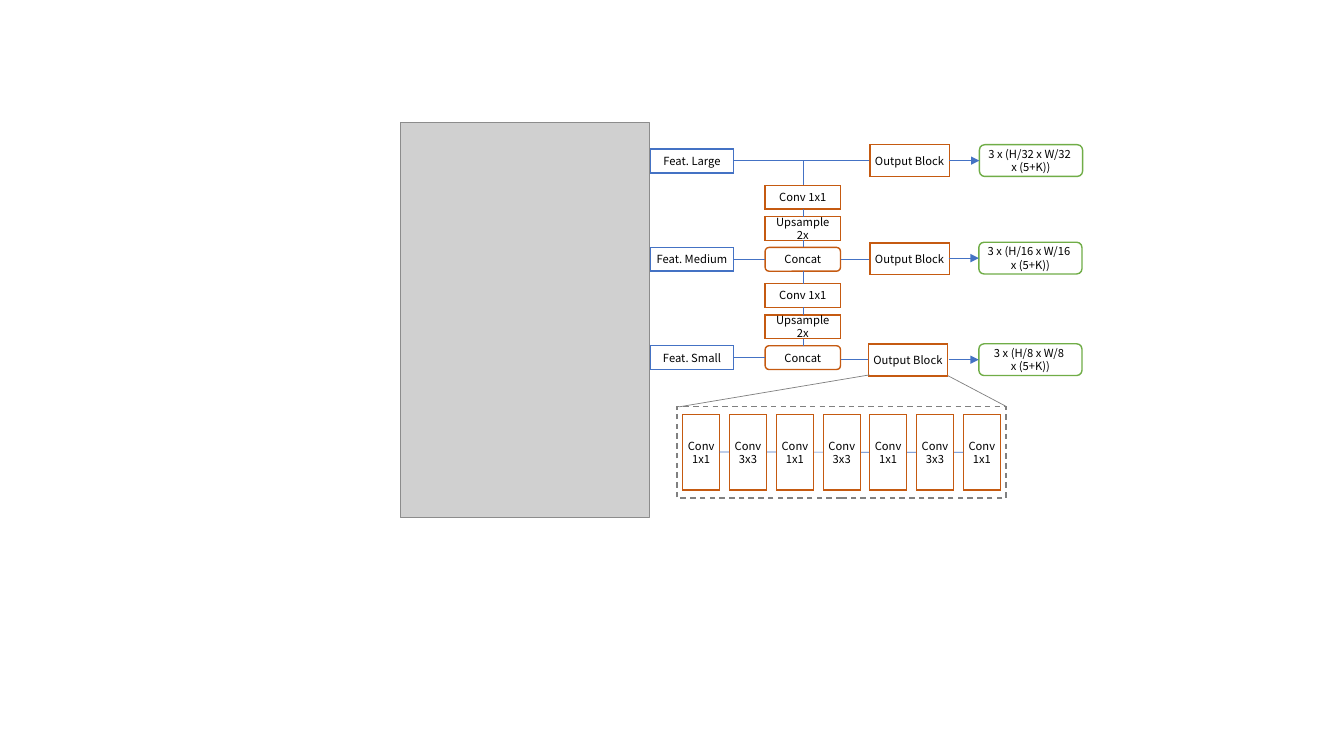
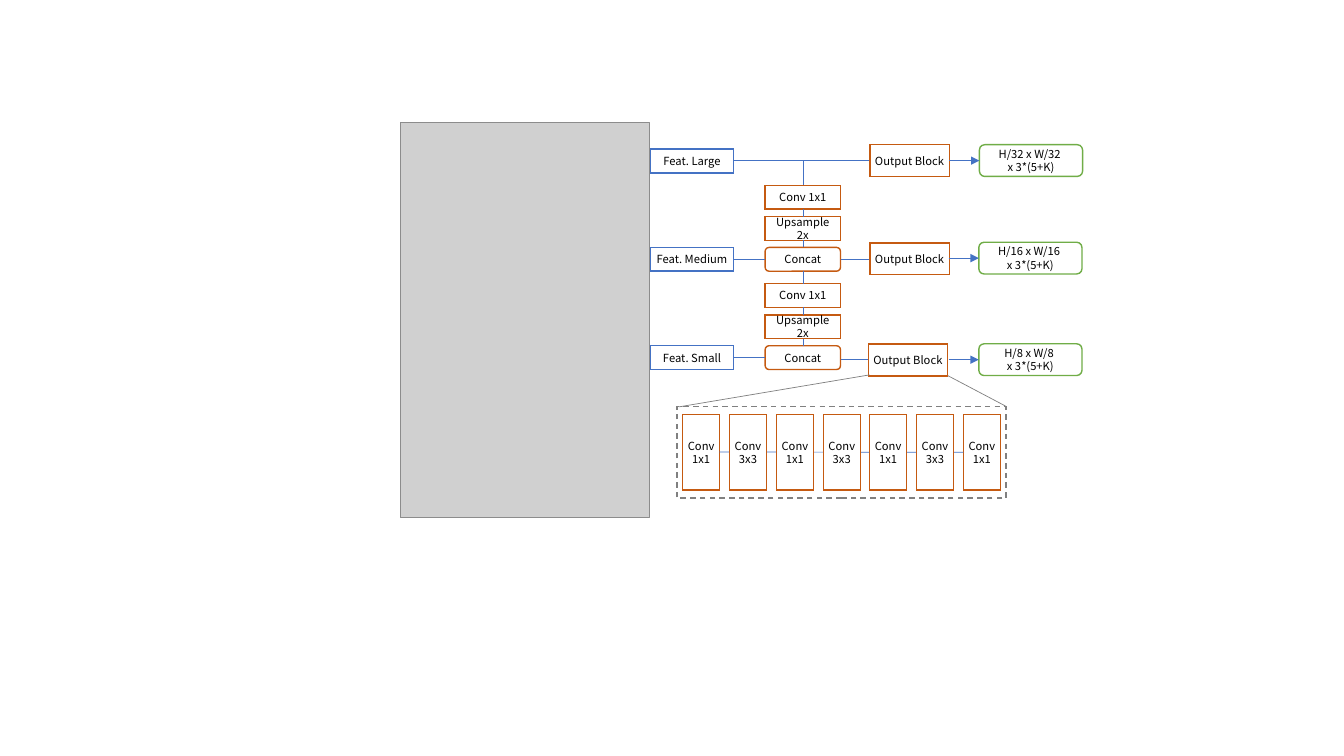
Before and after one commit to goodgodgd/ian-lecture, a slide deck: slide 3 of assets/detector/figures.pptx. Drawn at 1344x756 pixels with LibreOffice and Linux fonts; fonts in the diff are those of the drawing; grey boxes stand for pictures. Boxes give left, top, right and bottom in pixels: in the first picture for what was removed or moved away, otherwise in the second. Text is boxed around its words. In the diff, an @@ line names an element or a change of style, - is before the commit and + after.

```diff
--- a/assets/detector/figures.pptx
+++ b/assets/detector/figures.pptx
@@ text in rounded rectangle at (999, 149, 1060, 173): text changed @@
-3 x (H/32 x W/32
-x (5+K))
+H/32 x W/32
+x 3*(5+K)
@@ text in rounded rectangle at (998, 246, 1060, 271): text changed @@
-3 x (H/16 x W/16
-x (5+K))
+H/16 x W/16
+x 3*(5+K)
@@ text in rounded rectangle at (1004, 348, 1054, 372): text changed @@
-3 x (H/8 x W/8
-x (5+K))
+H/8 x W/8
+x 3*(5+K)
```
Also in this commit, not shown: 1 other slide changed, 4 other files.
